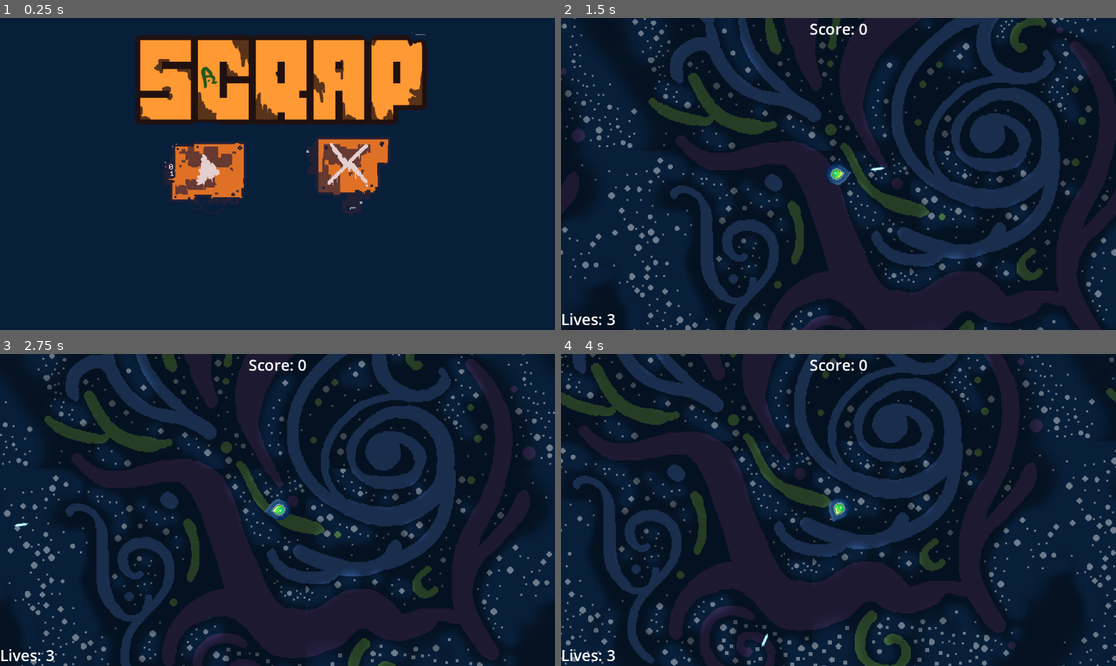
Above: before the commit, frames 1-4 (two rows, left to right).
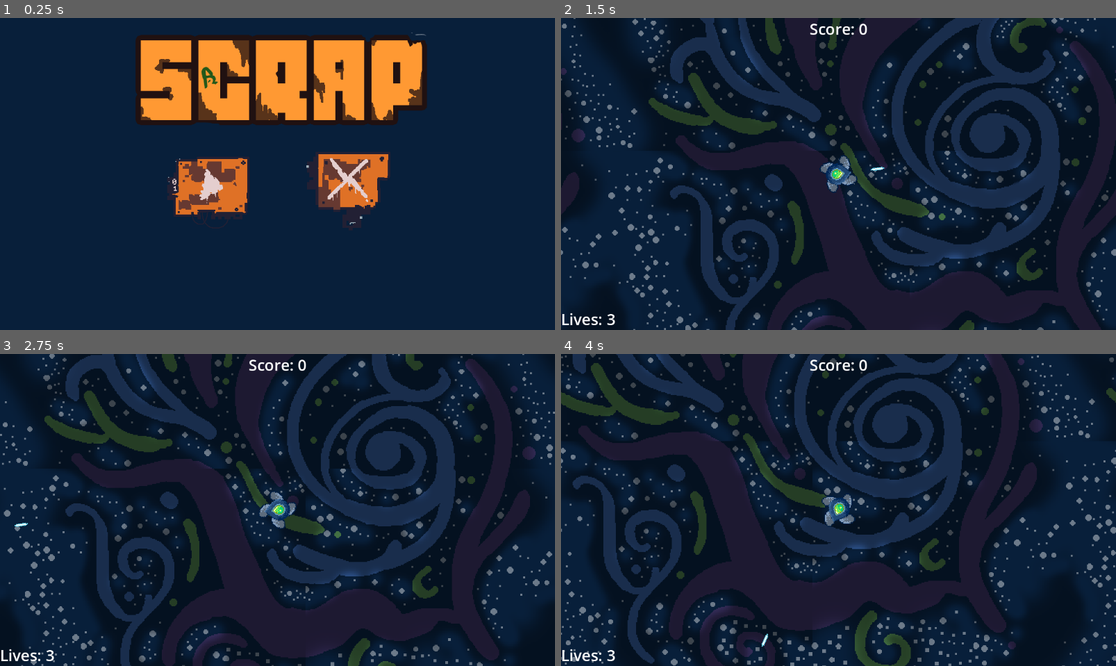
Above: after the commit, the same moments.

Repository: Vidra9/Scrap
Game: Godot game, scene res://scenes/main.tscn
Same seed, same stepped clock (60 frames per second), same inputs: the game is played once before the commit and once after it.
Inputs (mouse positions are in pixels of both pictures, inside the frame that each line leads up to; where the layout moved, square brackets give the same spot in the first picture):
- Up to frame 1 (0.25 s): no input
- Up to frame 2 (1.5 s): click (771, 189) [766, 174] at 0.5 s; tap Enter at 1.25 s; move the mouse to (960, 158) at 1.27 s; hold D (right) from 1.28 s (still down); tap Space (shoot) at 1.35 s; click (960, 158) at 1.42 s
- Up to frame 3 (2.75 s): move the mouse to (166, 525) at 2.02 s; release D (right) at 2.03 s; hold S (reverse) from 2.03 s (still down); tap Space (shoot) at 2.1 s; click (166, 525) at 2.17 s
- Up to frame 4 (4 s): move the mouse to (894, 441) at 2.77 s; release S (reverse) at 2.78 s; hold D (right) 2.78-3.53 s; tap Space (shoot) at 2.85, 3.6 s; click (894, 441) at 2.92 s; move the mouse to (810, 572) at 3.52 s; hold W (thrust) from 3.53 s (still down); click (810, 572) at 3.67 s

The runs differ from the first frame. In frame 1, 6.2% of the frame differs, in the area x 24-77%, y 5-68%; in frame 2, 0.2%; in frame 3, 0.2%; in frame 4, 0.2%.

Commit message:
various fixes

Diff:
--- a/scenes/main.tscn
+++ b/scenes/main.tscn
@@ -11,6 +11,7 @@
 [ext_resource type="PackedScene" uid="uid://chg7urcjqjycv" path="res://scenes/enemies/sprinkle_enemy.tscn" id="9_w66k4"]
 [ext_resource type="PackedScene" uid="uid://chrx3g350ke3y" path="res://scenes/ui/main menu.tscn" id="10_gm46e"]
 [ext_resource type="AudioStream" uid="uid://kcu4m6mjowpy" path="res://assets/sounds/battletheme02.mp3" id="10_p2ayj"]
+[ext_resource type="Texture2D" uid="uid://dqp7bjpb8u8jw" path="res://assets/white.jpg" id="12_s6kt2"]
 
 [sub_resource type="RectangleShape2D" id="RectangleShape2D_duuom"]
 size = Vector2(3811, 2090)
@@ -29,6 +30,7 @@
 sprinkle_enemy_scene = ExtResource("9_w66k4")
 
 [node name="background" type="Sprite2D" parent="."]
+z_index = -2
 texture_filter = 1
 texture_repeat = 2
 position = Vector2(2098, 899)
@@ -73,7 +75,7 @@
 [node name="BombSpawnTimer" type="Timer" parent="."]
 
 [node name="DifficultyTimer" type="Timer" parent="."]
-wait_time = 10.0
+wait_time = 30.0
 
 [node name="EnemyExplode" type="AudioStreamPlayer2D" parent="."]
 stream = ExtResource("9_cp7af")
@@ -91,6 +93,40 @@
 volume_db = -10.0
 parameters/looping = true
 
+[node name="TextureRect" type="TextureRect" parent="."]
+modulate = Color(1, 1, 1, 0.14902)
+offset_left = 5.0
+offset_top = -1331.0
+offset_right = 3817.0
+offset_bottom = -23.0
+texture = ExtResource("12_s6kt2")
+
+[node name="TextureRect2" type="TextureRect" parent="."]
+modulate = Color(1, 1, 1, 0.14902)
+offset_left = -4.0
+offset_top = 2080.0
+offset_right = 3808.0
+offset_bottom = 3388.0
+texture = ExtResource("12_s6kt2")
+
+[node name="TextureRect3" type="TextureRect" parent="."]
+modulate = Color(1, 1, 1, 0.14902)
+offset_left = -18.0
+offset_top = -857.0
+offset_right = 3794.0
+offset_bottom = 451.0
+rotation = 1.57079
+texture = ExtResource("12_s6kt2")
+
+[node name="TextureRect4" type="TextureRect" parent="."]
+modulate = Color(1, 1, 1, 0.14902)
+offset_left = 5115.0
+offset_top = -888.0
+offset_right = 8927.0
+offset_bottom = 420.0
+rotation = 1.57079
+texture = ExtResource("12_s6kt2")
+
 [connection signal="area_exited" from="PlayableArea" to="." method="_on_playable_area_area_exited"]
 [connection signal="body_entered" from="PlayableArea" to="." method="_on_playable_area_body_entered"]
 [connection signal="body_exited" from="PlayableArea" to="." method="_on_playable_area_body_exited"]
--- a/scenes/player.tscn
+++ b/scenes/player.tscn
@@ -11,8 +11,8 @@
 [sub_resource type="CircleShape2D" id="CircleShape2D_daxnw"]
 radius = 17.5148
 
-[sub_resource type="Animation" id="Animation_x1b73"]
-resource_name = "hp_3"
+[sub_resource type="Animation" id="Animation_irs3r"]
+length = 0.001
 tracks/0/type = "value"
 tracks/0/imported = false
 tracks/0/enabled = true
@@ -24,6 +24,21 @@
 "transitions": PackedFloat32Array(1),
 "update": 1,
 "values": [2]
+}
+
+[sub_resource type="Animation" id="Animation_c3jq6"]
+resource_name = "hp_1"
+tracks/0/type = "value"
+tracks/0/imported = false
+tracks/0/enabled = true
+tracks/0/path = NodePath("Sprite2D:frame")
+tracks/0/interp = 1
+tracks/0/loop_wrap = true
+tracks/0/keys = {
+"times": PackedFloat32Array(0),
+"transitions": PackedFloat32Array(1),
+"update": 1,
+"values": [1]
 }
 
 [sub_resource type="Animation" id="Animation_gv21b"]
@@ -41,23 +56,8 @@
 "values": [0]
 }
 
-[sub_resource type="Animation" id="Animation_c3jq6"]
-resource_name = "hp_1"
-tracks/0/type = "value"
-tracks/0/imported = false
-tracks/0/enabled = true
-tracks/0/path = NodePath("Sprite2D:frame")
-tracks/0/interp = 1
-tracks/0/loop_wrap = true
-tracks/0/keys = {
-"times": PackedFloat32Array(0),
-"transitions": PackedFloat32Array(1),
-"update": 1,
-"values": [1]
-}
-
-[sub_resource type="Animation" id="Animation_irs3r"]
-length = 0.001
+[sub_resource type="Animation" id="Animation_x1b73"]
+resource_name = "hp_3"
 tracks/0/type = "value"
 tracks/0/imported = false
 tracks/0/enabled = true
--- a/scenes/ui/main menu.tscn
+++ b/scenes/ui/main menu.tscn
@@ -7,11 +7,8 @@
 [ext_resource type="Texture2D" uid="uid://xb0o5mvdwu3h" path="res://assets/quit_button.png" id="4_5ruvn"]
 [ext_resource type="Texture2D" uid="uid://cda6tni6qfwcy" path="res://assets/sprite.png" id="6_losa5"]
 
-[sub_resource type="StyleBoxTexture" id="StyleBoxTexture_bpcjx"]
-texture = ExtResource("3_g04qr")
-
-[sub_resource type="StyleBoxTexture" id="StyleBoxTexture_d81cs"]
-texture = ExtResource("4_5ruvn")
+[sub_resource type="StyleBoxTexture" id="StyleBoxTexture_ugqt2"]
+texture = ExtResource("6_losa5")
 
 [node name="MainMenu" type="CanvasLayer"]
 follow_viewport_enabled = true
@@ -25,55 +22,52 @@
 region_enabled = true
 region_rect = Rect2(-689, -408, 3028.81, 1533.44)
 
-[node name="StartGame" type="Button" parent="."]
+[node name="AudioStreamPlayer2D" type="AudioStreamPlayer2D" parent="."]
+stream = ExtResource("3_it2cw")
+parameters/looping = true
+
+[node name="Title" type="Label" parent="."]
+texture_filter = 1
+anchors_preset = 5
+anchor_left = 0.5
+anchor_right = 0.5
+offset_left = -305.0
+offset_top = 22.0
+offset_right = 334.0
+offset_bottom = 239.0
+grow_horizontal = 2
+theme_override_styles/normal = SubResource("StyleBoxTexture_ugqt2")
+
+[node name="StartGame" type="TextureButton" parent="."]
 anchors_preset = 8
 anchor_left = 0.5
 anchor_top = 0.5
 anchor_right = 0.5
 anchor_bottom = 0.5
-offset_left = -236.0
-offset_top = -88.0
-offset_right = -60.0
-offset_bottom = 88.0
+offset_left = -229.0
+offset_top = -57.0
+offset_right = -53.0
+offset_bottom = 119.0
 grow_horizontal = 2
 grow_vertical = 2
-size_flags_horizontal = 4
-size_flags_vertical = 4
-tooltip_text = "Start Game
-"
-theme_override_styles/hover = SubResource("StyleBoxTexture_bpcjx")
-theme_override_styles/pressed = SubResource("StyleBoxTexture_bpcjx")
-theme_override_styles/normal = SubResource("StyleBoxTexture_bpcjx")
+tooltip_text = "Start Game"
+texture_normal = ExtResource("3_g04qr")
 
-[node name="Quit" type="Button" parent="."]
+[node name="QuitGame" type="TextureButton" parent="."]
 anchors_preset = 8
 anchor_left = 0.5
 anchor_top = 0.5
 anchor_right = 0.5
 anchor_bottom = 0.5
 offset_left = 58.0
-offset_top = -88.0
+offset_top = -57.0
 offset_right = 234.0
-offset_bottom = 88.0
+offset_bottom = 119.0
 grow_horizontal = 2
 grow_vertical = 2
-size_flags_horizontal = 4
-size_flags_vertical = 4
 tooltip_text = "Quit Game"
-theme_override_styles/focus = SubResource("StyleBoxTexture_d81cs")
-theme_override_styles/hover = SubResource("StyleBoxTexture_d81cs")
-theme_override_styles/pressed = SubResource("StyleBoxTexture_d81cs")
-theme_override_styles/normal = SubResource("StyleBoxTexture_d81cs")
-
-[node name="AudioStreamPlayer2D" type="AudioStreamPlayer2D" parent="."]
-stream = ExtResource("3_it2cw")
-parameters/looping = true
-
-[node name="title" type="Sprite2D" parent="."]
-position = Vector2(590, 130)
-scale = Vector2(0.7, 0.7)
-texture = ExtResource("6_losa5")
+texture_normal = ExtResource("4_5ruvn")
 
 [connection signal="visibility_changed" from="." to="." method="_on_visibility_changed"]
 [connection signal="pressed" from="StartGame" to="." method="_on_start_game_pressed"]
-[connection signal="pressed" from="Quit" to="." method="_on_quit_pressed"]
+[connection signal="pressed" from="QuitGame" to="." method="_on_quit_pressed"]
--- a/scripts/debree.gd
+++ b/scripts/debree.gd
@@ -57,6 +57,8 @@
 			node.call("delete_other_node", self)
 
 	Global.debree_list.erase(self)
+	if gun_attachement != null:
+		Global.player.call_deferred("remove_gun", gun_attachement)
 
 	Global.play_explosion.emit(global_position)
 	var explosion = explosionScene.instantiate()
--- a/scripts/main.gd
+++ b/scripts/main.gd
@@ -88,9 +88,10 @@
 		Global.player.call_deferred("add_extra_constant_force", return_vector)
 
 	if Global.playing and !$AudioStreamPlayer2D.playing:
+		$AudioStreamPlayer2D.play()
+
+	if $AudioStreamPlayer2D.playing:
 		$AudioStreamPlayer2D.global_position = Global.player.global_position
-		$AudioStreamPlayer2D.play()
-		pass
 
 func createShootingEnemy(pos: Vector2):
 	var shooting_enemy = shooter_enemy_scene.instantiate()
--- a/scripts/ship.gd
+++ b/scripts/ship.gd
@@ -129,4 +129,6 @@
 func attach_gun(gun: Object):
 	if attached_guns.find(gun) == -1:
 		attached_guns.append(gun)
-	pass
+
+func remove_gun(gun: Object):
+	attached_guns.erase(gun)
Binary file removed: assets/buttons.png
Binary file added: assets/white.jpg
Not shown, changed: assets/white.jpg.import
Not shown, changed: export_presets.cfg
Not shown: 1 places in scenes/main.tscn that only renumber resources
Not shown: 1 places in scenes/ui/main menu.tscn that only renumber resources
